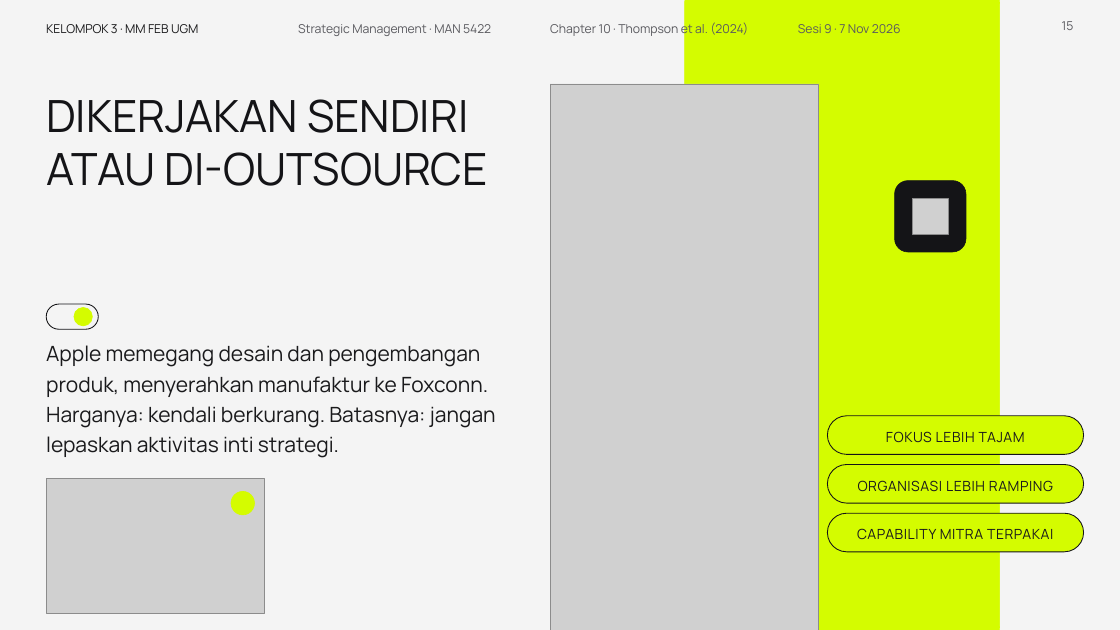
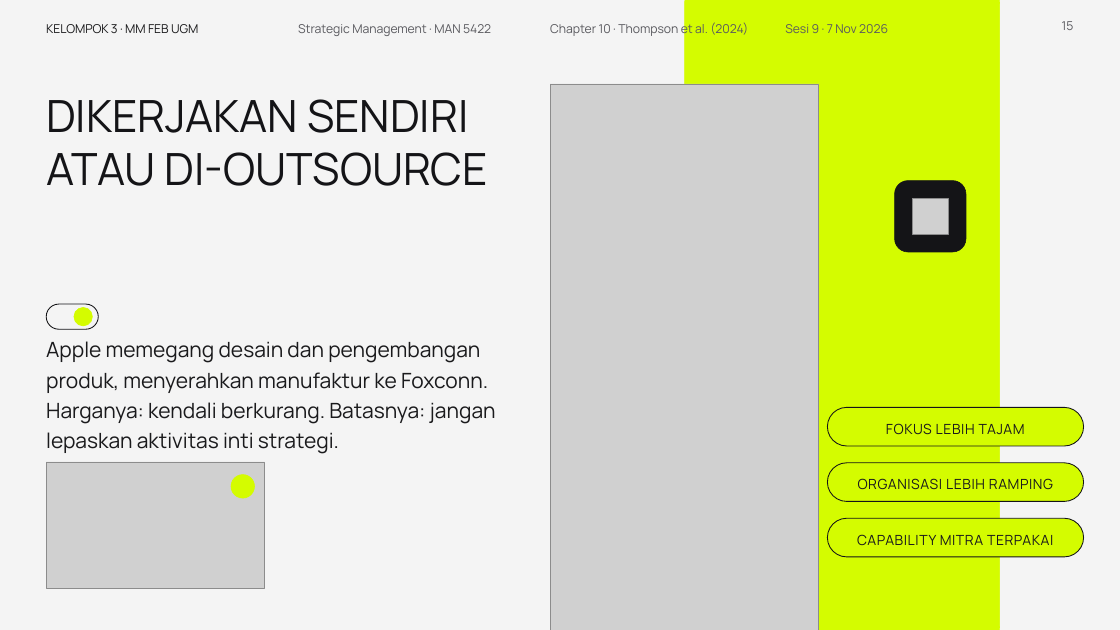
Before and after one commit to aslihabnuri/Dom-Manipulation, a slide deck: slide 15 of presentasi_ch10_kelompok3/SMJKT_Group 3_Aslih_Chapter 10 Strategy Execution.pptx. Drawn at 1120x630 pixels with LibreOffice and Linux fonts; fonts in the diff are those of the drawing; grey boxes stand for pictures; background and template pictures are left out. Boxes give left, top, right and bottom in pixels: in the first picture for what was removed or moved away, otherwise in the second. Text is boxed around its words. In the diff, an @@ line names an element or a change of style, - is before the commit and + after.

```diff
--- a/presentasi_ch10_kelompok3/SMJKT_Group 3_Aslih_Chapter 10 Strategy Execution.pptx
+++ b/presentasi_ch10_kelompok3/SMJKT_Group 3_Aslih_Chapter 10 Strategy Execution.pptx
@@ text "Sesi 9 · 7 Nov ..." moved from (x1=798, y1=24, x2=901, y2=33) to (x1=785, y1=24, x2=888, y2=33) @@
@@ text "Apple memegang desain dan pengembangan ..." moved from (x1=46, y1=345, x2=496, y2=458) to (x1=46, y1=341, x2=496, y2=454) @@
@@ rounded rectangle moved from (x1=828, y1=416, x2=1084, y2=455) to (x1=828, y1=408, x2=1084, y2=446) @@
@@ text "FOKUS LEBIH TAJAM" moved from (x1=886, y1=431, x2=1025, y2=443) to (x1=886, y1=423, x2=1025, y2=435) @@
@@ picture resized from (x1=46, y1=479, x2=265, y2=613) to (x1=46, y1=462, x2=265, y2=588) @@
@@ ellipse moved from (x1=231, y1=492, x2=255, y2=515) to (x1=231, y1=475, x2=255, y2=498) @@
@@ rounded rectangle moved from (x1=828, y1=513, x2=1084, y2=552) to (x1=828, y1=518, x2=1084, y2=557) @@
@@ text "CAPABILITY MITRA TERPAKAI" moved from (x1=857, y1=528, x2=1053, y2=539) to (x1=857, y1=534, x2=1053, y2=545) @@
```
Also in this commit, not shown: 18 other slides changed, 1 other file.
